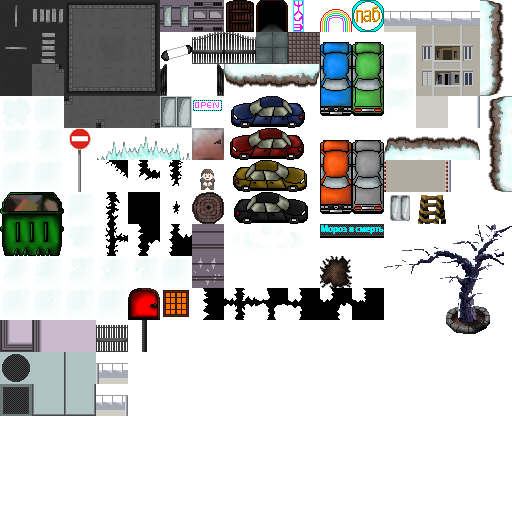
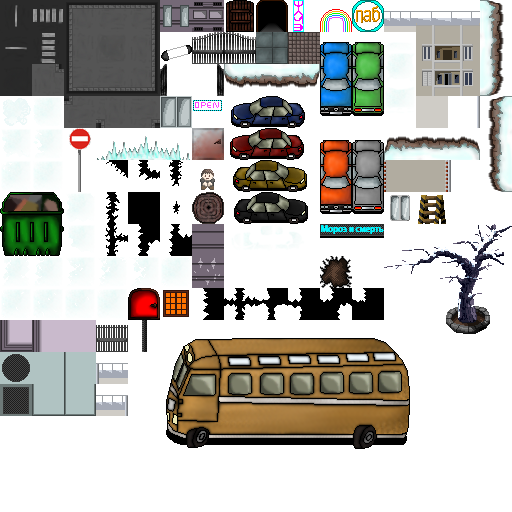
Revision of a layered w=512, h=512 image; what changed, layer by layer:
added layer "Calque 7" above "Мороз и смерть copie 3" over <box>166,338,410,449</box>
